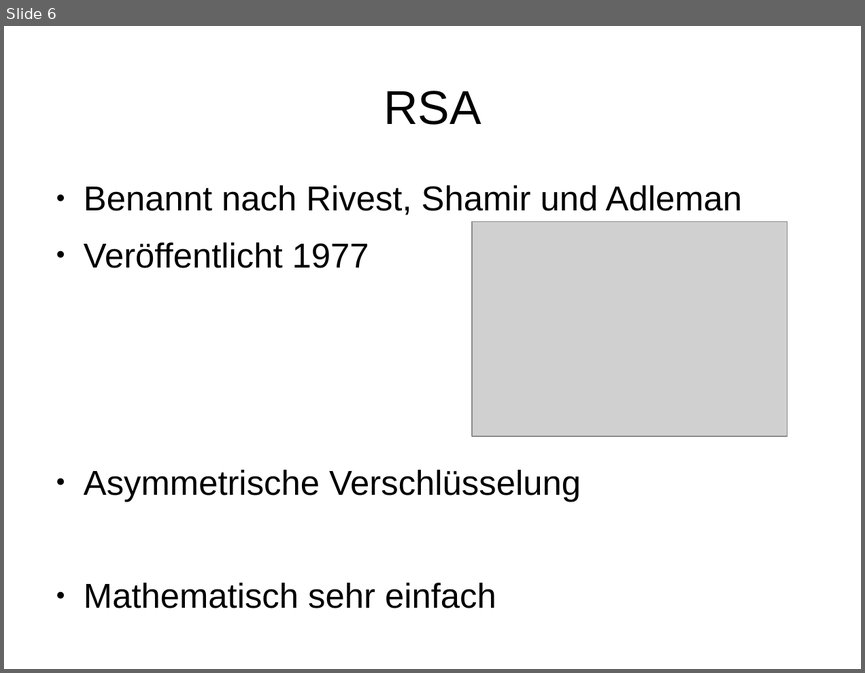
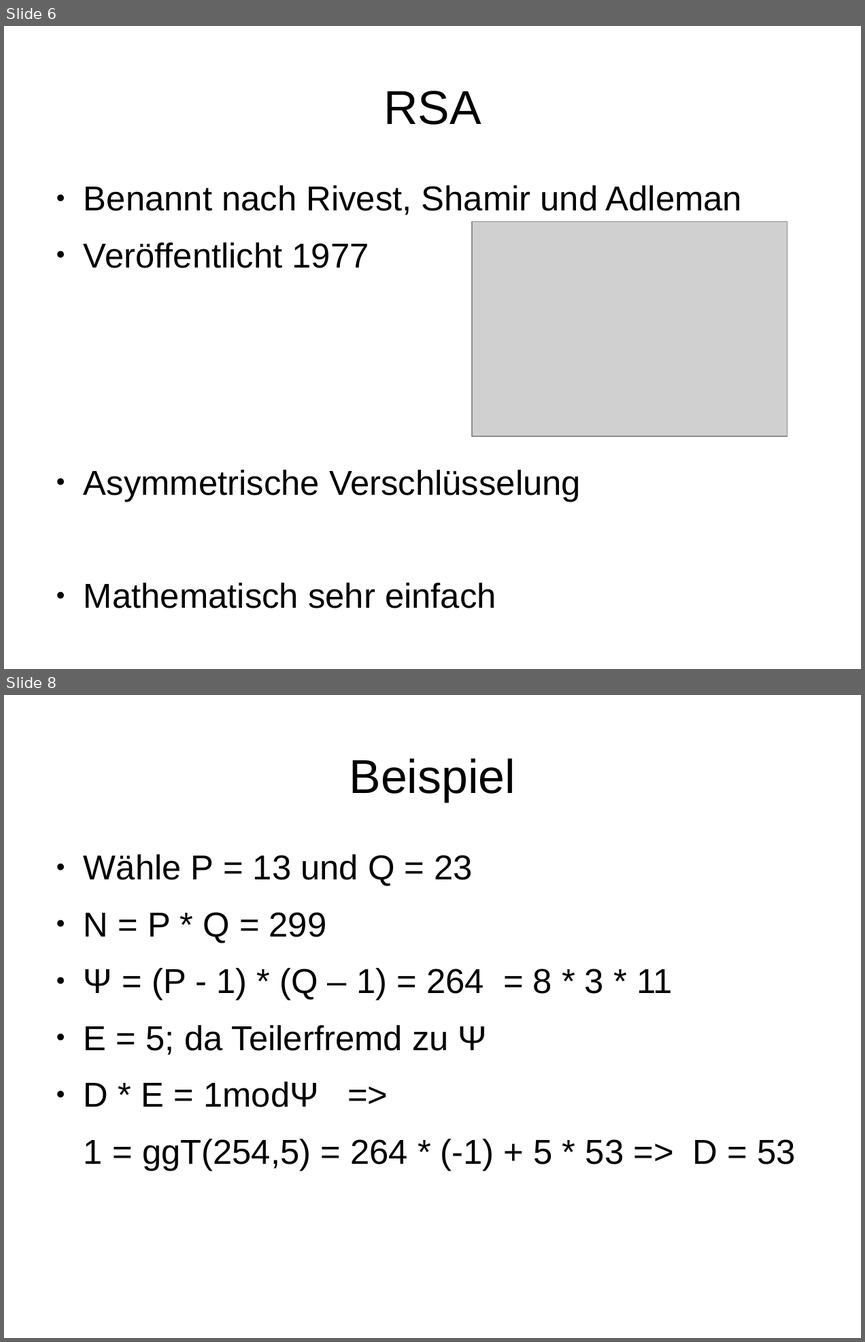
Before and after one commit to stadler-tom/schreibzeug, a slide deck: Presentation/Hauptseminar_RSA.odp. Shown one above the other, each under a label of ours: slide 6 before the commit, slides 6 and 8 after it; the slides between them are not shown. The pictures are 865x673 and 865x1342 pixels, drawn with LibreOffice and Linux fonts; fonts in the diff are those of the drawing; grey boxes stand for pictures. Boxes give left, top, right and bottom in pixels: in the first picture for what was removed or moved away, otherwise in the second. Text is boxed around its words. In the diff, an @@ line names an element or a change of style, - is before the commit and + after.

```diff
--- a/Presentation/Hauptseminar_RSA.odp
+++ b/Presentation/Hauptseminar_RSA.odp
@@ slide 8 added at [4, 695, 861, 1338], background #FFFFFF @@
@@ title added at [349, 758, 515, 802], 44 pt, text #000000 @@
+Beispiel
@@ text added at [84, 854, 795, 1170], 32 pt, text #000000 @@
+● Wähle P = 13 und Q = 23
+● N = P * Q = 299
+● Ψ = (P - 1) * (Q – 1) = 264 = 8 * 3 * 11
+● E = 5; da Teilerfremd zu Ψ
+● D * E = 1modΨ =>
+1 = ggT(254,5) = 264 * (-1) + 5 * 53 => D = 53
```
Also in this commit, not shown: 2 slides changed, 11 other slides added, 3 slides removed, 1 other file.
